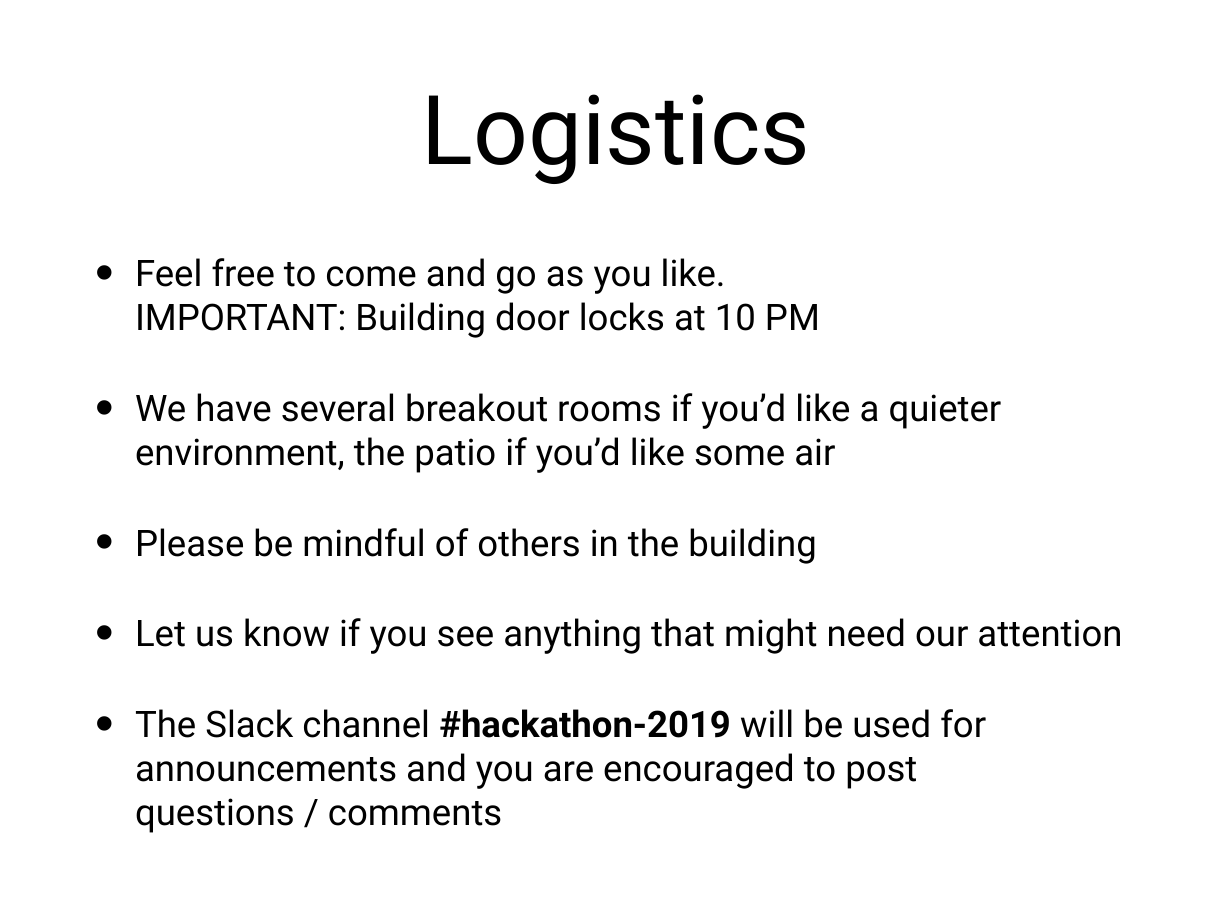
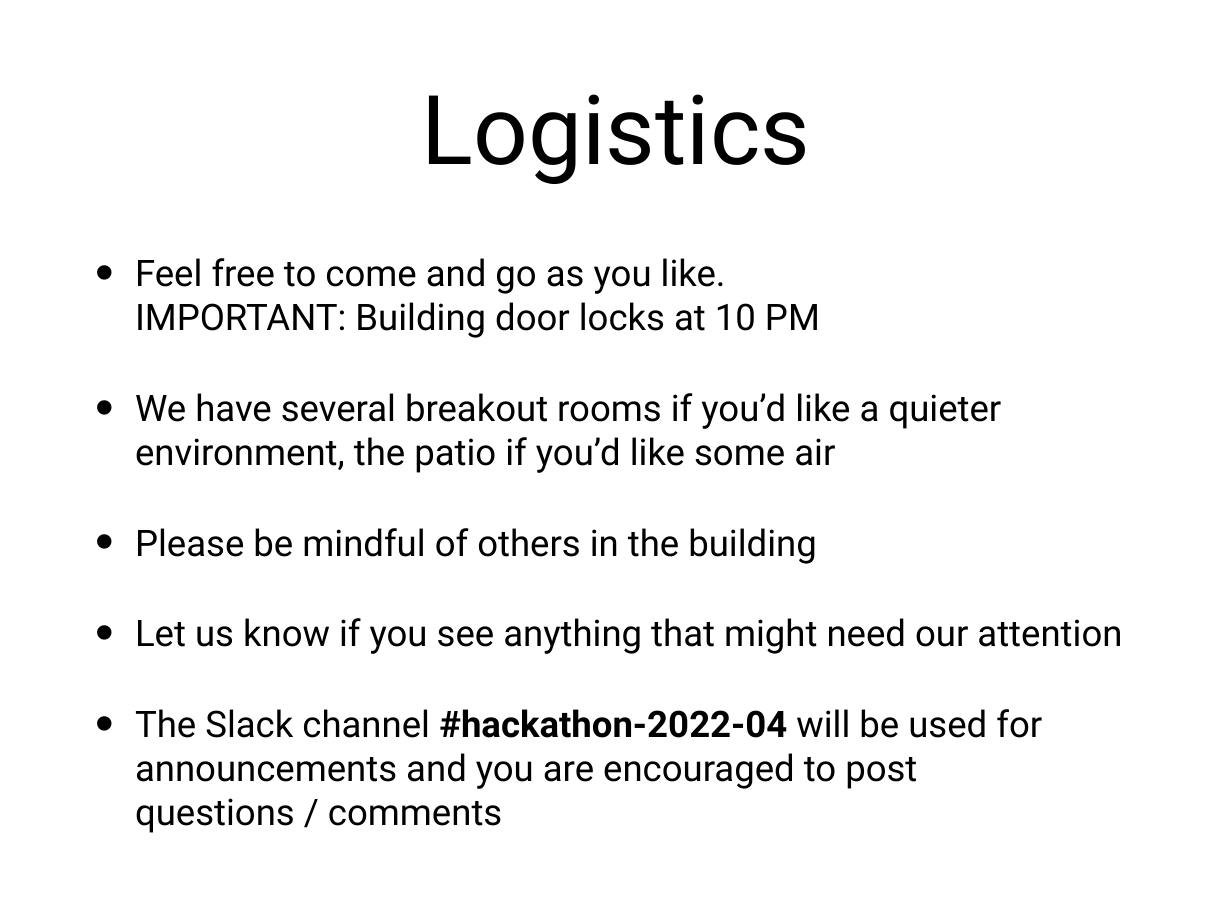
Before and after one commit to socalrug/hackathon-2022-04, a slide deck: slide 9 of admin/intro_slides/hackathon_intro_slides.pptx. Drawn at 1232x924 pixels with LibreOffice and Linux fonts; fonts in the diff are those of the drawing. Boxes give left, top, right and bottom in pixels: in the first picture for what was removed or moved away, otherwise in the second. Text is boxed around its words. In the diff, an @@ line names an element or a change of style, - is before the commit and + after.

```diff
--- a/admin/intro_slides/hackathon_intro_slides.pptx
+++ b/admin/intro_slides/hackathon_intro_slides.pptx
@@ text at (135,709,1042,833): text changed @@
-• The Slack channel #hackathon-2019 will be used for announcements and you are encouraged to post
-  questions / comments
+• The Slack channel #hackathon-2022-04 will be used for announcements and you are encouraged to post
+  questions / comments
```
Also in this commit, not shown: 6 other slides changed, 1 slide added, 1 slide removed, 2 other files.
